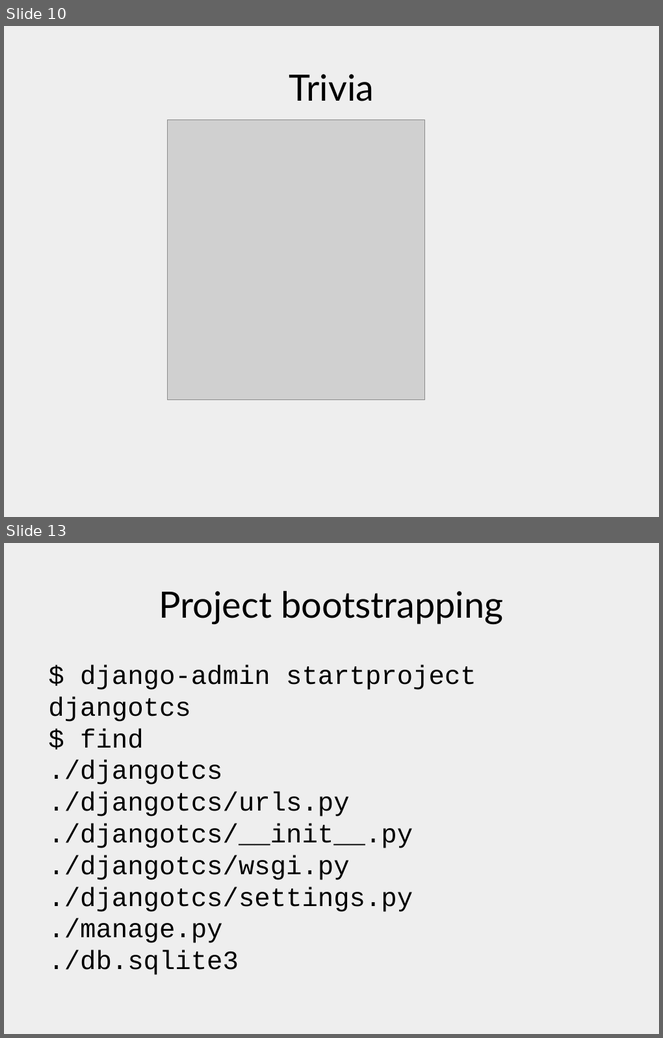
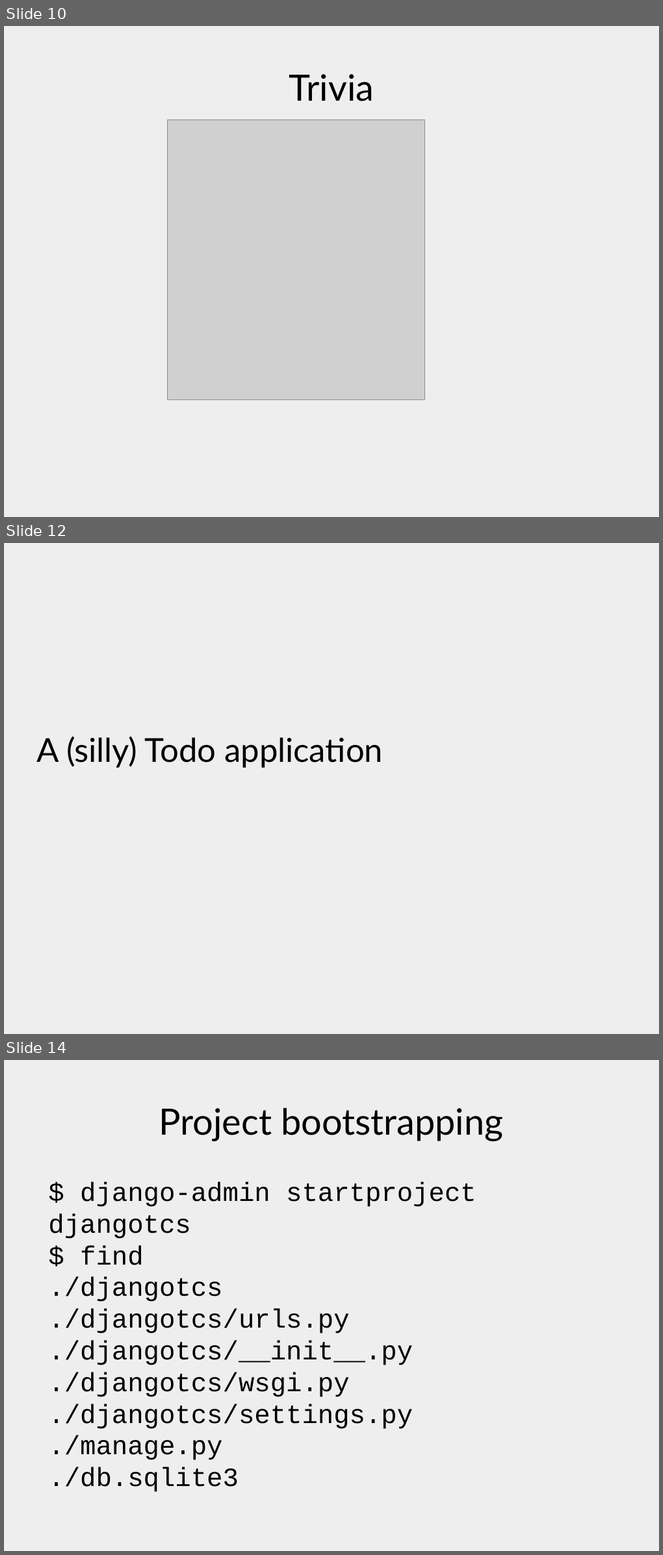
Before and after one commit to xrmx/tcs-lademuta, a slide deck: django.odp. Shown one above the other, each under a label of ours: slides 10 and 13 before the commit, slides 10, 12 and 14 after it; the slides between them are not shown. The pictures are 663x1038 and 663x1555 pixels, drawn with LibreOffice and Linux fonts; fonts in the diff are those of the drawing; grey boxes stand for pictures. Boxes give left, top, right and bottom in pixels: in the first picture for what was removed or moved away, otherwise in the second. Text is boxed around its words. In the diff, an @@ line names an element or a change of style, - is before the commit and + after.

```diff
--- a/django.odp
+++ b/django.odp
@@ slide 12 added at <box>4,543,659,1034</box>, background #EEEEEE @@
@@ title added at <box>36,737,383,768</box>, 40 pt, text #000000 @@
+A (silly) Todo application
@@ what was slide 13 is now slide 14 @@
```
Also in this commit, not shown: 6 slides changed, 2 other files.
